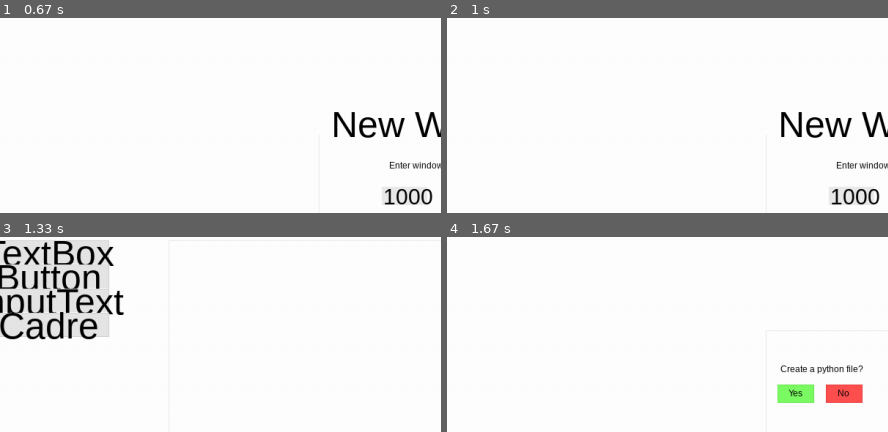
Above: before the commit, frames 1-4 (two rows, left to right).
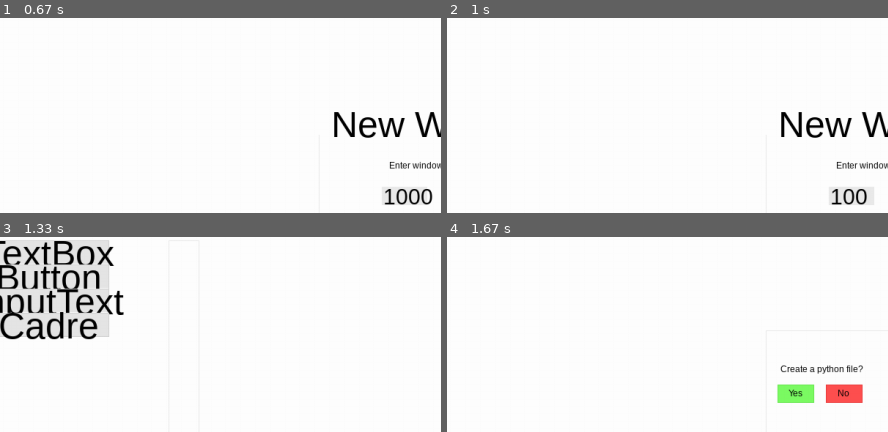
Above: after the commit, the same moments.

Repository: Plouc314/PygameGUI
Game: pygame game, started from main.py
Same seed, same stepped clock (60 frames per second), same inputs: the game is played once before the commit and once after it.
Inputs:
- Up to frame 1 (0.67 s): click "1000" at 0.38 s
- Up to frame 2 (1 s): tap Space at 0.67 s
- Up to frame 3 (1.33 s): click "Done" at 1.05 s
- Up to frame 4 (1.67 s): click "Done" at 1.38 s
The pictures show only the part of the screen within x 1-51%, y 1-51%; the shares and areas given below are measured in that part.

Frame 1 is identical in both runs. In frame 2, 0.1% of the frame differs, in the area x 95-99%, y 87-96%; in frame 3, less than 0.1%; in frame 4, nothing differs.

Commit message:
add surface font

Diff:
--- a/editor.py
+++ b/editor.py
@@ -18,7 +18,7 @@
 
     def run(self):
         pos = pygame.mouse.get_pos()
-        self.display(pos)
+        self.display(pos=pos)
 
 POS_X = Interface.dim.x - 600
 
--- a/interface.py
+++ b/interface.py
@@ -11,20 +11,29 @@
         total += v
     return total/len(array)
 
-def center_text(dim_box, font, text):
+def center_text(dim_box, font, text, *, execption=False):
+    error_msg = 'Dimension too small for text'
     width, height = font.size(text)
     if width > dim_box[0] or height > dim_box[1]:
-        print(warning_msg + 'Dimension too small for text')
+        if execption:
+            raise ValueError(error_msg)
+        else:
+            print(warning_msg + error_msg)
 
     x_marge = int((dim_box[0] - width)/2)
     y_marge = int((dim_box[1] - height)/2)
     return x_marge, y_marge
 
-def rl(arr):
-    arr = list(arr)
-    for i in range(len(arr)):
-        arr[i] = int(arr[i])
-    return arr
+def rl(*args):
+    '''Round list of floats'''
+
+    if len(args) == 1:
+        args = args[0]
+    args = list(args)
+
+    for i in range(len(args)):
+        args[i] = int(args[i])
+    return args
 
 class Delayer:
     '''
@@ -98,7 +107,7 @@
 
     def inv_scale(self, x, floating_point=5):
         '''
-        Inverse the scale of the number: scale -> unscale
+        Inverse the scale of the number: scale -> unscale ( note: unscale -> ?!@#@ )
 
         Arguments:
             - floating_point : floating point of the unscaled number (to keep precision)
@@ -113,7 +122,7 @@
             x = round(x*f, floating_point)
         return x
 
-    def E(self, x, integer=True, fp=5):
+    def E(self, x, *, integer=True, fp=5):
         if integer:
             return int(x*self.f)
         else:
@@ -170,7 +179,7 @@
     MARGE_TEXT = 5
     rs_marge_text = 5
     dim_object = None
-    def __init__(self, dim, pos, color=C.WHITE, rescale=True, scale_pos=True, scale_dim=True, surface=None):
+    def __init__(self, dim, pos, color=C.WHITE, *, rescale=True, scale_pos=True, scale_dim=True, surface=None, surf_font=None):
         super().__init__()
 
         self.set_dim_attr(dim, scale=scale_dim, update_surf=False)
@@ -179,38 +188,55 @@
 
         self.COLOR = color
 
-        self.set_surf(surface)
+        self.set_surf(surface, surf_font=surf_font)
 
         if rescale:
             # add every gui obj to interface to be able to rezise gui objs auto
             Interface.gui_objects.append(self)
 
-    def set_surf(self, surface=None):
-        '''
-        Set the surface attribute
+    def set_surf(self, surface=None, surf_font=None):
+        '''
+        Set the surface attribute,
+
+        a dict: main surface, original surface (when custom), font surface (optional), surface type (intern purposes)
 
         Arguments:
             surface : can be either a pygame.Surface or numpy.ndarray object
-            note : if surface not specified, doesn't change anything
-        '''
+            note : if surface not specified, set a uni-color surface with the current COLOR attribute
+        '''
+
+        # dict with type, original surf, main surf, font surf, font surf color
+        self.surf = {}
         try:
             if not surface:
                 # by default: create a uni-colored surface
-                self.surf_type = 'default'
-                self.surf = pygame.Surface(rl(self.dim))
-                self.surf.fill(self.COLOR)
+                self.surf['type'] = 'default'
+                self.surf['original'] = None
+                self.surf['main'] = pygame.Surface(rl(self.dim))
+                self.surf['main'].fill(self.COLOR)
             else:
                 # if custom surface: keep a original surf to rescale properly
-                self.surf_type = 'custom'
-                self.ori_surf = surface
-                self.surf = pygame.transform.scale(surface, rl(self.dim))
+                self.surf['type'] = 'custom'
+                self.surf['original'] = surface
+                self.surf['main'] = pygame.transform.scale(surface, rl(self.dim))
         except ValueError:
             # numpy array
-            self.surf_type = 'custom'
-            self.ori_surf = pygame.surfarray.make_surface(surface)
-            self.surf = pygame.transform.scale(self.ori_surf, rl(self.dim))
-
-    def set_dim_attr(self, dim, scale=False, update_original=True, update_surf=True):
+            self.surf['type'] = 'custom'
+            self.surf['original'] = pygame.surfarray.make_surface(surface)
+            self.surf['main'] = pygame.transform.scale(self.surf['original'], rl(self.dim))
+
+        # if defined set font surfs
+        self.surf['font'] = None
+        self.surf['font color'] = None
+        if surf_font:
+            try:
+                self.surf['font'] = pygame.Surface(rl(self.dim))
+                self.surf['font'].fill(surf_font)
+                self.surf['font color'] = surf_font
+            except:
+                print(warning_msg + "surf_font argument must be a tuple (color)")
+
+    def set_dim_attr(self, dim, *, scale=False, update_original=True, update_surf=True):
         if scale:
             self.dim = self.dim_object.scale(dim)
             if update_original:
@@ -223,7 +249,7 @@
         if update_surf:
             self.rescale_surf()
 
-    def set_pos_attr(self, pos, scale=False, update_original=True):
+    def set_pos_attr(self, pos, *, scale=False, update_original=True):
         if scale:
             self.pos = self.dim_object.scale(pos)
             if update_original:
@@ -233,38 +259,59 @@
             if update_original:
                 self.ORI_POS = self.dim_object.inv_scale(pos)
 
-    def set_color(self, color: tuple, marge=False):
-        self.surf.fill(color)
-        self.COLOR = color
+    def set_color(self, color: tuple, *, marge=False):
+        '''
+        Set the color of the surface
+
+        Arguments:
+            - marge : set to True if the object as marge
+        '''
+        # if has custom surf -> change font color, else change normal color
+        if self.surf['font color']:
+            self.surf['font color'] = color
+            self.surf['font'].fill(color)
+        else:
+            self.surf['main'].fill(color)
+            self.COLOR = color
+
         if marge:
             self.set_highlight_color()
             self.MARGE_COLOR = self.high_color
 
     def set_highlight_color(self):
+
+        # check if has a font color, else base color is .COLOR
+        if self.surf['font color']:
+            base_color = self.surf['font color']
+        else:
+            base_color = self.COLOR
+
         light_color = []
         for i in range(3):
-            if self.COLOR[i] <= 235:
-                light_color.append(self.COLOR[i] + 20)
+            if base_color[i] <= 235:
+                light_color.append(base_color[i] + 20)
             else:
                 light_color.append(255)
+
         dark_color = []
         for i in range(3):
-            if self.COLOR[i] >= 20:
-                dark_color.append(self.COLOR[i] - 20)
+            if base_color[i] >= 20:
+                dark_color.append(base_color[i] - 20)
             else:
                 dark_color.append(0)
+
         if mean(self.COLOR) < 130:
             self.high_color = light_color
         else:
             self.high_color = dark_color
 
     def display_margin(self):
-        pygame.draw.line(self.screen, self.MARGE_COLOR, rl(self.TOPLEFT),    rl(self.TOPRIGHT   ), self.rs_marge_width)
-        pygame.draw.line(self.screen, self.MARGE_COLOR, rl(self.TOPLEFT),    rl(self.BOTTOMLEFT ), self.rs_marge_width)
-        pygame.draw.line(self.screen, self.MARGE_COLOR, rl(self.TOPRIGHT),   rl(self.BOTTOMRIGHT), self.rs_marge_width)
-        pygame.draw.line(self.screen, self.MARGE_COLOR, rl(self.BOTTOMLEFT), rl(self.BOTTOMRIGHT), self.rs_marge_width)
-
-    def display(self, pos=None, marge=False):
+        pygame.draw.line(self.screen, self.MARGE_COLOR, self.TOPLEFT   , self.TOPRIGHT   , self.rs_marge_width)
+        pygame.draw.line(self.screen, self.MARGE_COLOR, self.TOPLEFT   , self.BOTTOMLEFT , self.rs_marge_width)
+        pygame.draw.line(self.screen, self.MARGE_COLOR, self.TOPRIGHT  , self.BOTTOMRIGHT, self.rs_marge_width)
+        pygame.draw.line(self.screen, self.MARGE_COLOR, self.BOTTOMLEFT, self.BOTTOMRIGHT, self.rs_marge_width)
+
+    def display(self, *, pos=None, marge=False):
         '''Display form
 
         Arguments:
@@ -272,9 +319,16 @@
             marge : if the marges are also displayed
         '''
         if pos:
-            self.screen.blit(self.surf, rl(pos))
-        else:
-            self.screen.blit(self.surf, rl(self.pos))
+            pos = rl(pos)
+        else:
+            pos = rl(self.pos)
+
+        # if surface has a font color, display it before the main surf
+        if self.surf['font']:
+            self.screen.blit(self.surf['font'], pos)
+
+        self.screen.blit(self.surf['main'], pos)
+
         if marge:
             self.display_margin()
 
@@ -287,20 +341,25 @@
         return False
 
     def set_corners(self):
-        self.TOPLEFT = self.pos.copy()
-        self.TOPRIGHT = (self.pos[0]+self.dim[0],self.pos[1])
-        self.BOTTOMLEFT = (self.pos[0], self.pos[1]+self.dim[1])
-        self.BOTTOMRIGHT = (self.pos[0]+self.dim[0],self.pos[1]+self.dim[1])
+        self.TOPLEFT = rl(self.pos)
+        self.TOPRIGHT = rl(self.pos[0]+self.dim[0],self.pos[1])
+        self.BOTTOMLEFT = rl(self.pos[0], self.pos[1]+self.dim[1])
+        self.BOTTOMRIGHT = rl(self.pos[0]+self.dim[0],self.pos[1]+self.dim[1])
 
     def rescale_surf(self):
         '''Rescale the surf attribute to the current dimension'''
-        if self.surf_type == 'default':
-            self.surf = pygame.Surface(self.dim)
-            self.surf.fill(self.COLOR)
-        elif self.surf_type:
-            self.surf = pygame.transform.scale(self.ori_surf, self.dim)
-
-    def set_pos(self, pos, center=False, scale=False):
+
+        if self.surf['type'] == 'default':
+            self.surf['main'] = pygame.Surface(rl(self.dim))
+            self.surf['main'].fill(self.COLOR)
+        else:
+            self.surf['main'] = pygame.transform.scale(self.surf['original'], rl(self.dim))
+
+        if self.surf['font']:
+            self.surf['font'] = pygame.Surface(rl(self.dim))
+            self.surf['font'].fill(self.surf['font color'])
+
+    def set_pos(self, pos, *, center=False, scale=False):
         '''Set a new position
 
         Arguments:
@@ -320,7 +379,7 @@
             self.set_pos_attr(top_left)
             self.set_corners()
 
-    def set_dim_pos(self, dim, pos, scale_dim=False, scale_pos=False, update_original=True):
+    def set_dim_pos(self, dim, pos, *, scale_dim=False, scale_pos=False, update_original=True):
         '''
         Reset dimension & position of form
 
@@ -334,7 +393,7 @@
         self.set_corners()
 
 class Cadre(Form):
-    def __init__(self, dim, pos, color=C.WHITE, set_transparent=False, scale_dim=True, scale_pos=True):
+    def __init__(self, dim, pos, color=C.WHITE, *, set_transparent=False, scale_dim=True, scale_pos=True):
 
         super().__init__(dim, pos, color, scale_dim=scale_dim, scale_pos=scale_pos)
 
@@ -343,23 +402,39 @@
         self.MARGE_COLOR = self.high_color
         self.is_transparent = set_transparent
         if set_transparent:
-            self.surf.set_colorkey(color)
+            self.surf['main'].set_colorkey(color)
 
     def rescale_surf(self):
         # overwrite rescale method to keep the cadre transparent when rescaling
         super().rescale_surf()
         if self.is_transparent:
-            self.surf.set_colorkey(self.COLOR)
+            self.surf['main'].set_colorkey(self.COLOR)
 
     def display(self):
-        super().display(self.pos)
+        super().display()
         self.display_margin()
 
 class Button(Form):
-    def __init__(self, dim, pos, color=C.WHITE, text='', text_color=(0,0,0),
-                    centered=True, font=Font.f(50), surface=None, scale_dim=True, scale_pos=True, highlight=True):
-
-        super().__init__(dim, pos, color, scale_dim=scale_dim, scale_pos=scale_pos, surface=surface)
+    '''
+    It's a button, can display text, has marge, can be pushed.
+
+    Inherited from Form.
+
+    Arguments:
+        - text_color : color of the text
+        - centered : if the text is centered
+        - highlight : if the surface is highlighted when the mouse pass on it
+        - surface : can set a custom surface, can be an image, numpy.ndarray, pygame.Surface
+        - text : the text that is present at the beginning
+
+    Methods:
+        - pushed : Return if the surf has been clicked
+        - display
+    '''
+    def __init__(self, dim, pos, color=C.WHITE, text='', *, text_color=C.BLACK, centered=True, font=Font.f(50),
+                    surface=None, surf_font=None, scale_dim=True, scale_pos=True, highlight=True):
+
+        super().__init__(dim, pos, color, scale_dim=scale_dim, scale_pos=scale_pos, surface=surface, surf_font=surf_font)
 
         self.text = text
 
@@ -379,9 +454,13 @@
 
     def highlight(self):
         if self.on_it():
-            self.surf.fill(self.high_color)
-        else:
-            self.surf.fill(self.COLOR)
+            self.surf['main'].fill(self.high_color)
+        else:
+            # check if custom surf
+            if self.surf['type'] == 'custom':
+                self.surf['main'] = pygame.transform.scale(self.surf['original'], rl(self.dim))
+            else:
+                self.surf['main'].fill(self.COLOR)
 
     def display(self):
 
@@ -397,12 +476,26 @@
             if not self.centered:
                 x_marge = self.rs_marge_text
             font_text = self.font['font'].render(self.text,True,self.text_color)
-            self.screen.blit(font_text,rl((self.pos[0]+x_marge,self.pos[1]+y_marge)))
+            self.screen.blit(font_text,rl(self.pos[0]+x_marge,self.pos[1]+y_marge))
 
 class TextBox(Form):
-
-    def __init__(self, dim, pos, color=C.WHITE, text='',
-                    text_color=(0,0,0), centered=True, font=Font.f(50), marge=False, scale_dim=True, scale_pos=True):
+    '''
+    Display text, can have multiple lines and marges.
+
+    Inherited from Form.
+
+    Arguments:
+        - text_color : color of the text
+        - centered : if the text is centered
+        - text : the text that is present at the beginning
+        - marge : if it has marge or not
+
+    Methods:
+        - set_text : pass a string, can be on multiple lines
+        - display
+    '''
+    def __init__(self, dim, pos, color=C.WHITE, text='', *,
+                    text_color=C.BLACK, centered=True, font=Font.f(50), marge=False, scale_dim=True, scale_pos=True):
 
         super().__init__(dim, pos, color, scale_dim=scale_dim, scale_pos=scale_pos)
 
@@ -433,7 +526,7 @@
             if not self.centered:
                 x_marge = self.rs_marge_text
             font_text = self.font['font'].render(line,True,self.text_color)
-            self.screen.blit(font_text,rl((self.pos[0]+x_marge,self.pos[1]+i*y_line+y_marge)))
+            self.screen.blit(font_text,rl(self.pos[0]+x_marge,self.pos[1]+i*y_line+y_marge))
 
 get_input_deco = Delayer(3)
 cursor_deco = Delayer(15)
@@ -441,6 +534,8 @@
 class InputText(Button):
     '''
     Get text input when triggered (clicked). Input text is stored in .content attribute
+
+    Inherited from Button.
 
     Arguments:
         - text_color : color of the text
@@ -449,15 +544,22 @@
         - cache : if the input is hidden (with $ )
         - text : the text that is present at the beginning
         - pretext : text that disapear when the surface is clicked
+
+    Methods:
+        - pushed : Return if the surf has been clicked
+        - run : Get input ( execute once by frame )
+        - display
     '''
     CURSOR_WIDTH = 2
     bool_cursor = True
     # store decorators to be able to adjust delay in func of fps
     input_deco = get_input_deco
     cursor_deco = cursor_deco
-    def __init__(self, dim, pos, color=C.WHITE, text_color=(0,0,0), centered=False, font=Font.f(30),
-                    limit=None, cache=False, text='', scale_dim=True, scale_pos=True, pretext=None):
+    def __init__(self, dim, pos, color=C.WHITE, text='', *, text_color=C.BLACK, centered=False, font=Font.f(30),
+                    limit=None, cache=False, scale_dim=True, scale_pos=True, pretext=None):
+
         super().__init__(dim, pos, color, text_color=text_color, centered=centered, font=font, scale_dim=scale_dim, scale_pos=scale_pos)
+
         self.active = False
         self.cursor_place = len(text)
         self.limit = limit # max char
@@ -508,6 +610,7 @@
                 self.highlighted = False
                 return False
 
+        # check for new char
         key = get_pressed_key(pressed)
         if key:
             self.content = self.content[:self.cursor_place] + key + self.content[self.cursor_place:]
@@ -518,12 +621,13 @@
                     self.cursor_place -= 1
 
             try:
-                center_text(self.dim, self.font['font'], self.content)
+                center_text(self.dim, self.font['font'], self.content,  execption=True)
             except ValueError:
                 self.content = self.content[:-1]
                 self.cursor_place -= 1
             return True
 
+        # check for char deletion
         if pressed[pygame.K_BACKSPACE]:
             self.content = self.content[:self.cursor_place-1] + self.content[self.cursor_place:]
             self.cursor_place -= 1
@@ -551,8 +655,8 @@
         if not self.centered:
             x_marge = self.rs_marge_text
 
-        bottom_pos = rl((self.TOPLEFT[0] + x_marge + width, self.BOTTOMLEFT[1]-y_marge))
-        top_pos = rl((self.TOPLEFT[0] + x_marge + width, self.TOPLEFT[1]+y_marge))
+        bottom_pos = rl(self.TOPLEFT[0] + x_marge + width, self.BOTTOMLEFT[1]-y_marge)
+        top_pos = rl(self.TOPLEFT[0] + x_marge + width, self.TOPLEFT[1]+y_marge)
 
         if self.bool_cursor:
             pygame.draw.line(self.screen, C.BLACK, top_pos, bottom_pos, self.CURSOR_WIDTH)
@@ -644,7 +748,8 @@
 
     @classmethod
     def add_resizable_objs(cls, objects: list):
-        '''Object's method on_rezise(self, scale_factor) will be called when window is rezised
+        '''
+        Object's method on_rezise(self, scale_factor) will be called when window is rezised
 
         scale_factor: factor of dimension compared to initial dimension
         '''
@@ -851,3 +956,5 @@
         return ' '
     elif pressed[pygame.K_MINUS] and pressed[pygame.K_LSHIFT]:
         return '_'
+    elif pressed[pygame.K_QUOTE] and pressed[pygame.K_LSHIFT]:
+        return '?'
--- a/window.py
+++ b/window.py
@@ -10,7 +10,7 @@
     # get global infos
     global_infos = content[0].strip().replace('\n','').split(' ')
     win_name = global_infos[0]
-    dim_win = (int(global_infos[1]), int(global_infos[2]))
+    dim_win = (int(float(global_infos[1])), int(float(global_infos[2])))
 
     gobjs = []
 
@@ -26,9 +26,9 @@
     string = string.split('\n')[1:-1]
     if string:
         dim = string[2].split(' ')
-        dim = (int(dim[0]), int(dim[1]))
+        dim = (int(float(dim[0])), int(float(dim[1])))
         pos = string[3].split(' ')
-        pos = (int(pos[0]), int(pos[1]))
+        pos = (int(float(pos[0])), int(float(pos[1])))
 
         # check if color is str or tuple
         if string[5].find('[') == -1:
